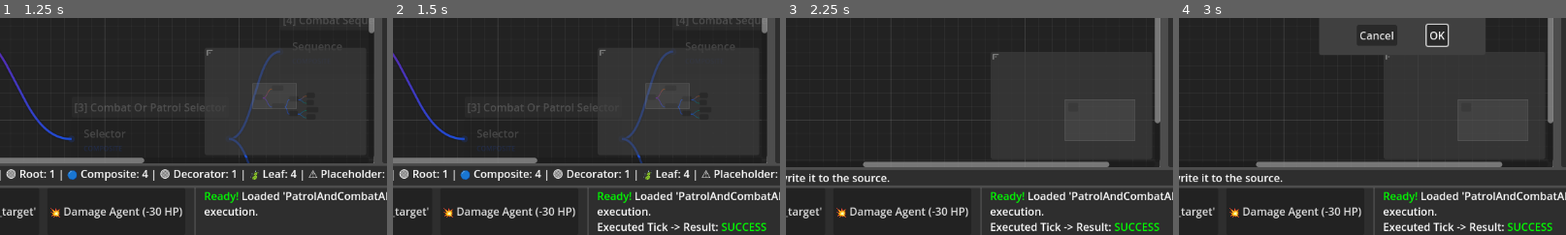
Above: before the commit, frames 1-4 (left to right).
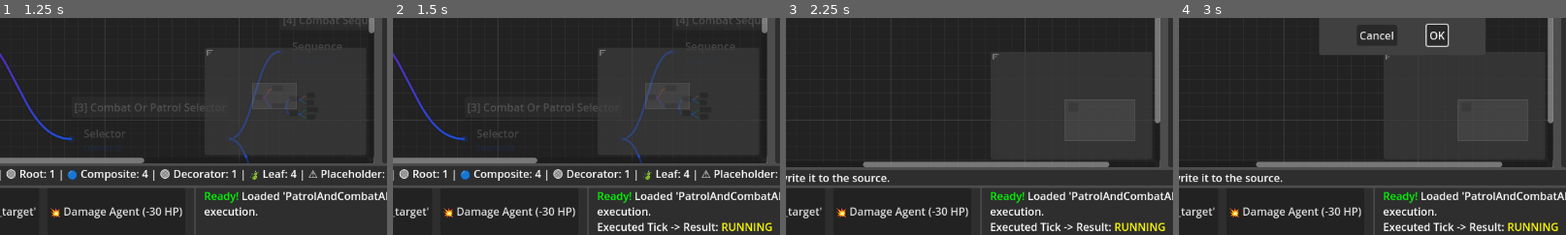
Above: after the commit, the same moments.

Repository: huynguyen03dev/godot-behavior-tree
Game: Godot game, scene res://demo/demo.tscn
Two runs of this game, one before a commit and one after it. Both use one fixed random seed, a clock stepped at 60 frames per second and the inputs below.
Inputs (mouse positions are % of the whole screen's width and height, from its top left):
- Up to frame 1 (1.25 s): click (15, 8) at 0.52 s; type "Alex" at 0.6 s
- Up to frame 2 (1.5 s): click "▶ Step BT Tick" at 1.25 s
- Up to frame 3 (2.25 s): click "＋ New" at 2 s
- Up to frame 4 (3 s): click "＋ New" at 2.75 s
The pictures show only the part of the screen within x 21-71%, y 50-100%; the shares and areas given below are measured in that part.

Frame 1 is identical in both runs. In frame 2, 0.4% of the frame differs, in the area x 84-98%, y 94-99%; in frame 3, 0.4%; in frame 4, 0.4%.

Commit message:
Fix N7: give DemoAction real lifecycle and restart completed runner on Step tick
- DemoAction returns RUNNING on first update and SUCCESS on second within an activation (reset in on_start).
- _on_step_tick_pressed restarts runner if finished before ticking, ensuring every press ticks.
- Updated test_demo_regressions.gd to assert press 1 (RUNNING), press 2 (SUCCESS), and press 3 (restarted tick).

Co-authored-by: Amp <amp@ampcode.com>

Diff:
--- a/demo/demo.gd
+++ b/demo/demo.gd
@@ -28,10 +28,22 @@
 		return BTStatus.SUCCESS if value > threshold else BTStatus.FAILURE
 
 class DemoAction extends BTTask:
+	var _updates: int = 0
+
 	func _init() -> void:
 		super._init()
 		type_name = "Action"
 		category = "Action"
+
+	func on_start() -> void:
+		super.on_start()
+		_updates = 0
+
+	func on_update() -> int:
+		_updates += 1
+		if _updates <= 1:
+			return BTStatus.RUNNING
+		return BTStatus.SUCCESS
 
 func _ready() -> void:
 	var provider = BTFileTreeSource.new("res://demo/data", _build_task_registry())
@@ -90,6 +102,8 @@
 	_sync_runner()
 	if _runner == null:
 		return
+	if not _runner.is_running:
+		_runner.start()
 	var status = _runner.tick()
 	var status_str = "RUNNING"
 	match status:
--- a/tests/test_demo_regressions.gd
+++ b/tests/test_demo_regressions.gd
@@ -3,6 +3,9 @@
 ## Covers review item B4/P15: "Step BT Tick" never ran the tree because the
 ## runner was never started and never added to the tree, applying JSON in the
 ## viewer orphaned the runner, and the runner leaked on scene exit.
+## Covers review item N7: "Step BT Tick" completed the tree on the first press
+## (DemoAction inherited BTTask.on_update -> SUCCESS), so subsequent presses
+## printed stale status without ticking.
 
 const DEMO_SCENE := preload("res://demo/demo.tscn")
 
@@ -48,12 +51,29 @@
 	var runner: BTRunner = demo._runner
 	_check(runner != null, "demo creates a runner on start")
 	_check(runner != null and runner.is_inside_tree(), "runner is added to the scene tree")
+
+	# Press 1: executes first tick, returns RUNNING, runner remains running
 	demo._on_step_tick_pressed()
-	_check(runner.ticks == 1, "one Step press executes exactly one tick")
-	_check(runner.last_status != BTStatus.INACTIVE, "Step tick reports a real status")
+	_check(runner.ticks == 1, "press 1: one Step press executes exactly one tick")
+	_check(runner.last_status == BTStatus.RUNNING, "press 1: Step tick reports RUNNING")
+	_check(runner.is_running, "press 1: runner is still running")
 	var log_text: String = demo.log_label.get_parsed_text()
-	_check(log_text.contains("Executed Tick -> Result"), "log mentions the executed result")
-	_check(log_text.contains("Result: %s" % _status_word(runner.last_status)), "log reports the executed status")
+	_check(log_text.contains("Executed Tick -> Result: RUNNING"), "press 1: log reports RUNNING")
+
+	# Press 2: executes second tick, action completes with SUCCESS, runner finishes
+	demo._on_step_tick_pressed()
+	_check(runner.ticks == 2, "press 2: executes second tick")
+	_check(runner.last_status == BTStatus.SUCCESS, "press 2: Step tick reports SUCCESS")
+	_check(not runner.is_running, "press 2: runner finished after tree completes")
+	log_text = demo.log_label.get_parsed_text()
+	_check(log_text.contains("Executed Tick -> Result: SUCCESS"), "press 2: log reports SUCCESS")
+
+	# Press 3: runner restarted, ticks reset to 1 for the new run, a real tick executed
+	demo._on_step_tick_pressed()
+	_check(runner.is_running, "press 3: runner is restarted and running")
+	_check(runner.ticks == 1, "press 3: ticks reset to 1 for the new run")
+	_check(runner.last_status == BTStatus.RUNNING, "press 3: executes a real tick reporting RUNNING")
+
 	demo.free()
 	await process_frame
 
@@ -72,7 +92,8 @@
 	_check(new_runner != old_runner, "a new runner is created for the replaced tree")
 	_check(new_runner != null and new_runner.tree == viewer.current_tree, "the new runner drives the viewer's tree")
 	_check(new_runner.ticks == 1, "the new runner executed exactly one tick")
-	_check(new_runner.last_status != BTStatus.INACTIVE, "the new runner reports a real status")
+	_check(new_runner.last_status == BTStatus.RUNNING, "the new runner reports RUNNING on first tick")
+	_check(new_runner.is_running, "the new runner remains running")
 	_check(old_runner_ref.get_ref() == null, "the orphaned runner is freed")
 	demo.free()
 	await process_frame
